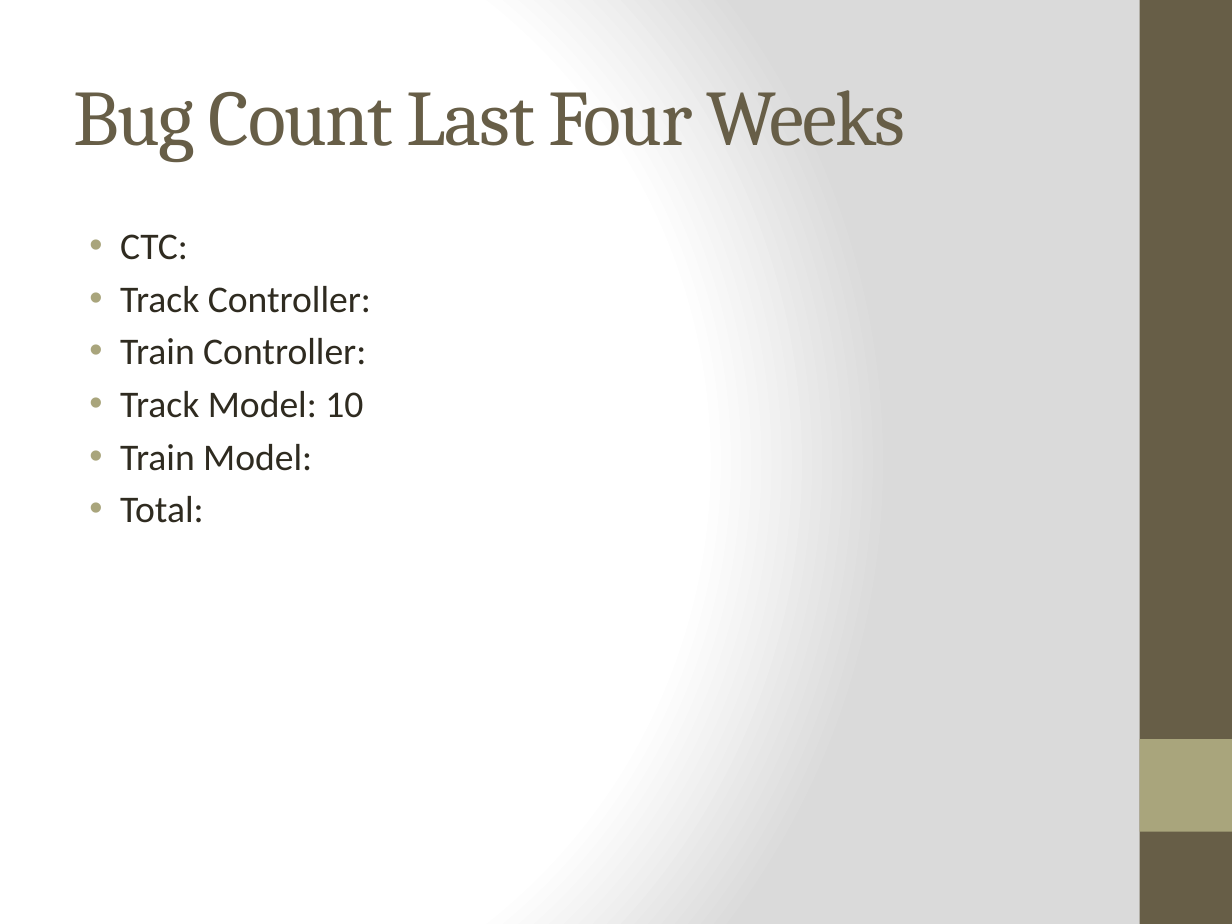
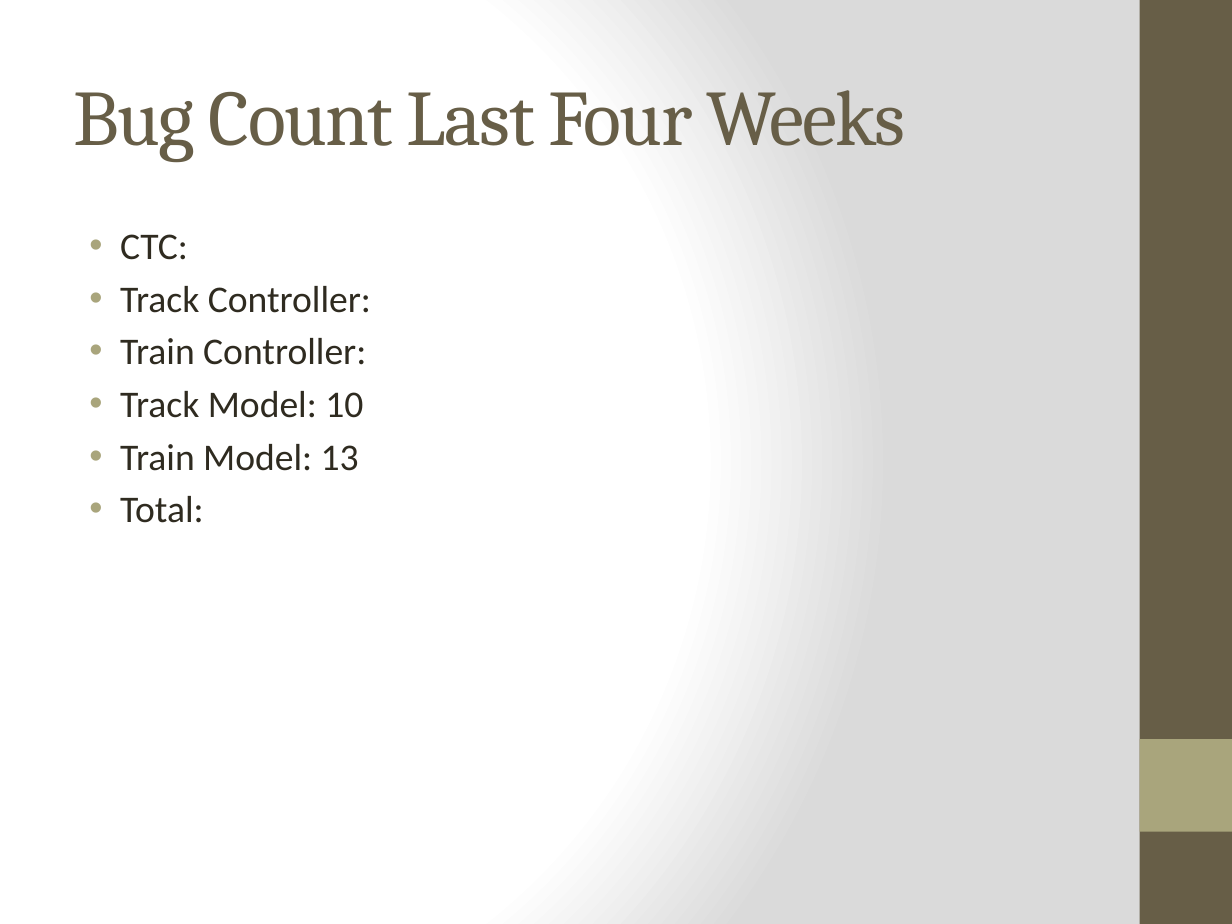
Before and after one commit to meylingtaing/COE1186, a slide deck: slide 3 of LastPresentation/Presentation.pptx. Drawn at 1232x924 pixels with LibreOffice and Linux fonts; fonts in the diff are those of the drawing. Boxes give left, top, right and bottom in pixels: in the first picture for what was removed or moved away, otherwise in the second. Text is boxed around its words. In the diff, an @@ line names an element or a change of style, - is before the commit and + after.

```diff
--- a/LastPresentation/Presentation.pptx
+++ b/LastPresentation/Presentation.pptx
@@ text at (120,444,359,471): text changed @@
-• Train Model:
+• Train Model: 13
```
Also in this commit, not shown: 1 other slide changed, 2 other files.
